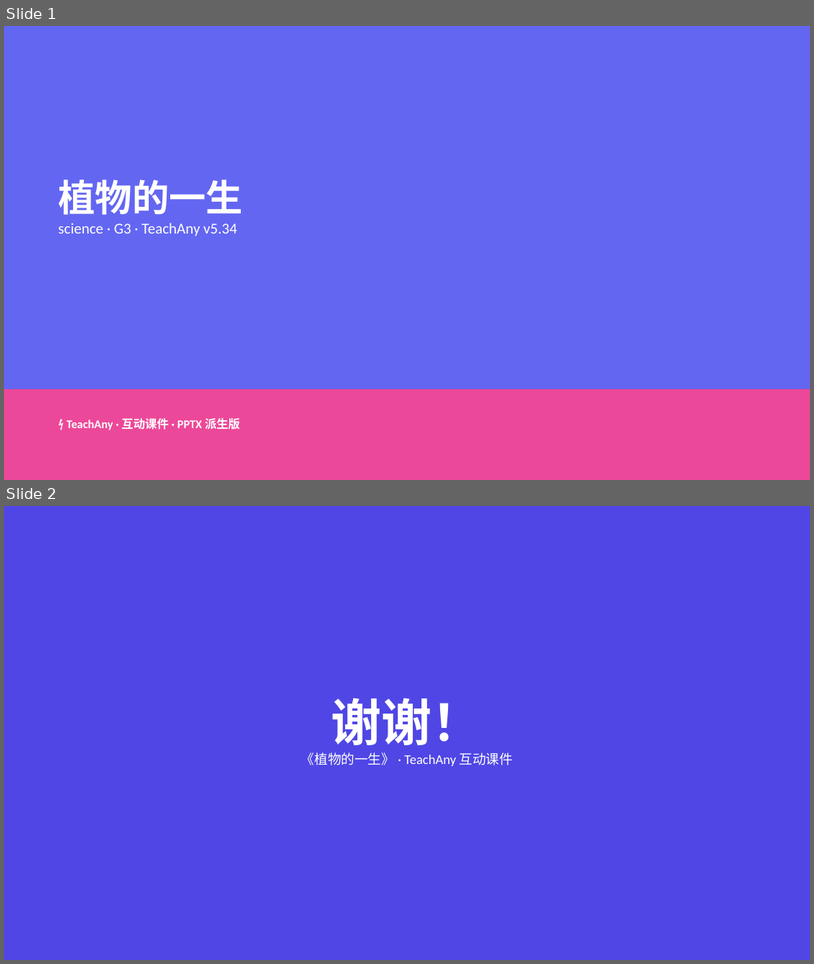
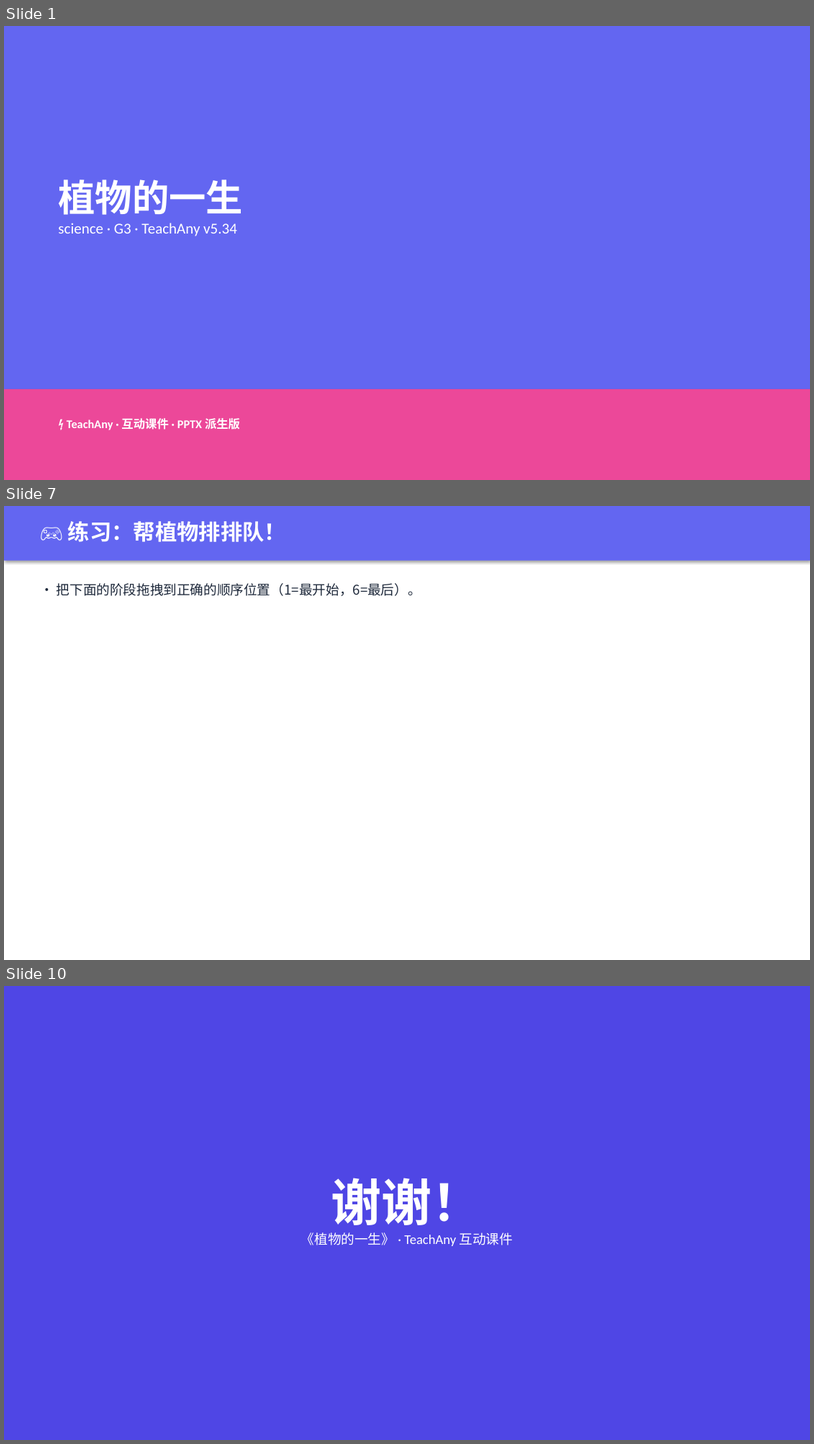
Before and after one commit to weponusa/teachany, a slide deck: examples/science-plant-life-cycle/science-plant-life-cycle.pptx. Shown one above the other, each under a label of ours: slides 1 and 2 before the commit, slides 1, 7 and 10 after it; the slides between them are not shown. The pictures are 814x964 and 814x1444 pixels, drawn with LibreOffice and Linux fonts; fonts in the diff are those of the drawing. Boxes give left, top, right and bottom in pixels: in the first picture for what was removed or moved away, otherwise in the second. Text is boxed around its words. In the diff, an @@ line names an element or a change of style, - is before the commit and + after.

```diff
--- a/examples/science-plant-life-cycle/science-plant-life-cycle.pptx
+++ b/examples/science-plant-life-cycle/science-plant-life-cycle.pptx
@@ slide 7 added at (x1=4, y1=506, x2=810, y2=960), background #FFFFFF @@
@@ rectangle added at (x1=4, y1=506, x2=810, y2=561), fill #6366F1 @@
@@ text added at (x1=68, y1=521, x2=286, y2=542), 26 pt, text #FFFFFF, bold @@
+🎮 练习：帮植物排排队！
@@ text added at (x1=57, y1=583, x2=422, y2=596), 16 pt, text #1E293B @@
+• 把下面的阶段拖拽到正确的顺序位置（1=最开始，6=最后）。
@@ what was slide 2 is now slide 10 @@
```
Also in this commit, not shown: 7 other slides added, 5 other files.
